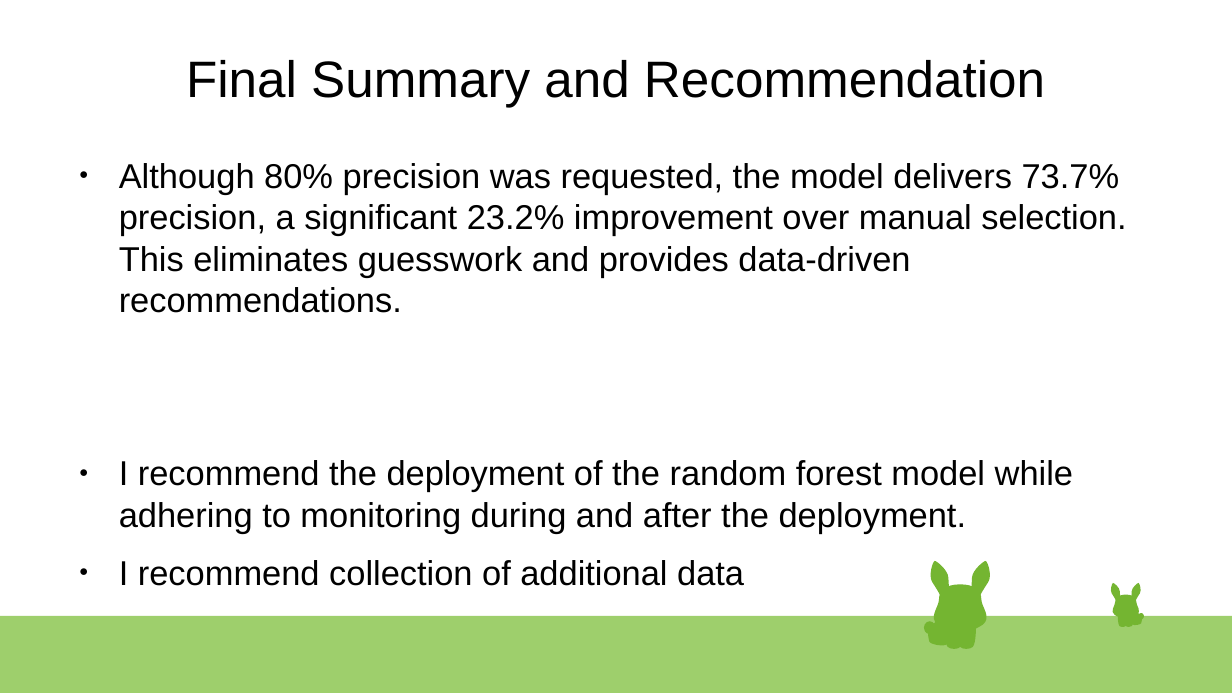
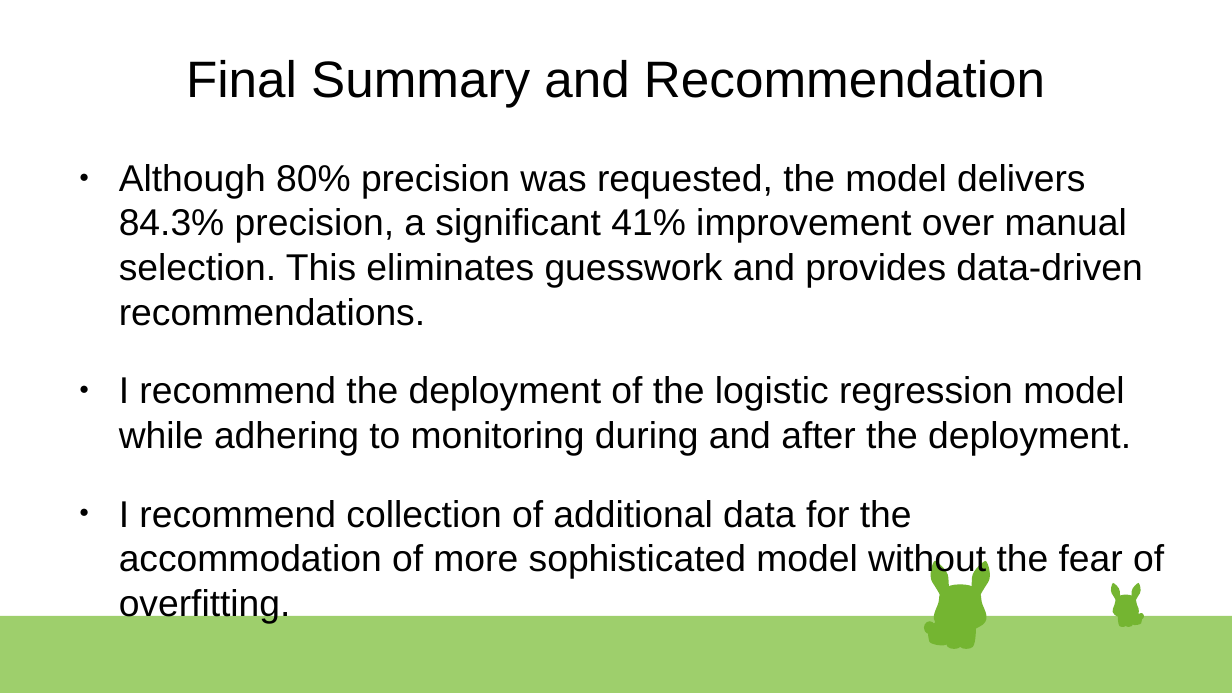
Before and after one commit to MLHermit/Datacamp-Data-Scientist-Professional-Certification, a slide deck: slide 12 of datacamp presentation.odp. Drawn at 1232x693 pixels with LibreOffice and Linux fonts; fonts in the diff are those of the drawing. Boxes give left, top, right and bottom in pixels: in the first picture for what was removed or moved away, otherwise in the second. Text is boxed around its words. In the diff, an @@ line names an element or a change of style, - is before the commit and + after.

```diff
--- a/datacamp presentation.odp
+++ b/datacamp presentation.odp
@@ text at (119, 164, 1164, 624): text changed; size 22.2 to 24 pt @@
-● Although 80% precision was requested, the model delivers 73.7% precision, a significant 23.2% improvement over manual selection. This eliminates guesswork and provides data-driven recommendations.
-● I recommend the deployment of the random forest model while adhering to monitoring during and after the deployment.
-● I recommend collection of additional data
+● Although 80% precision was requested, the model delivers 84.3% precision, a significant 41% improvement over manual selection. This eliminates guesswork and provides data-driven recommendations.
+● I recommend the deployment of the logistic regression model while adhering to monitoring during and after the deployment.
+● I recommend collection of additional data for the accommodation of more sophisticated model without the fear of overfitting.
```
Also in this commit, not shown: 8 other slides changed, 1 other file.
